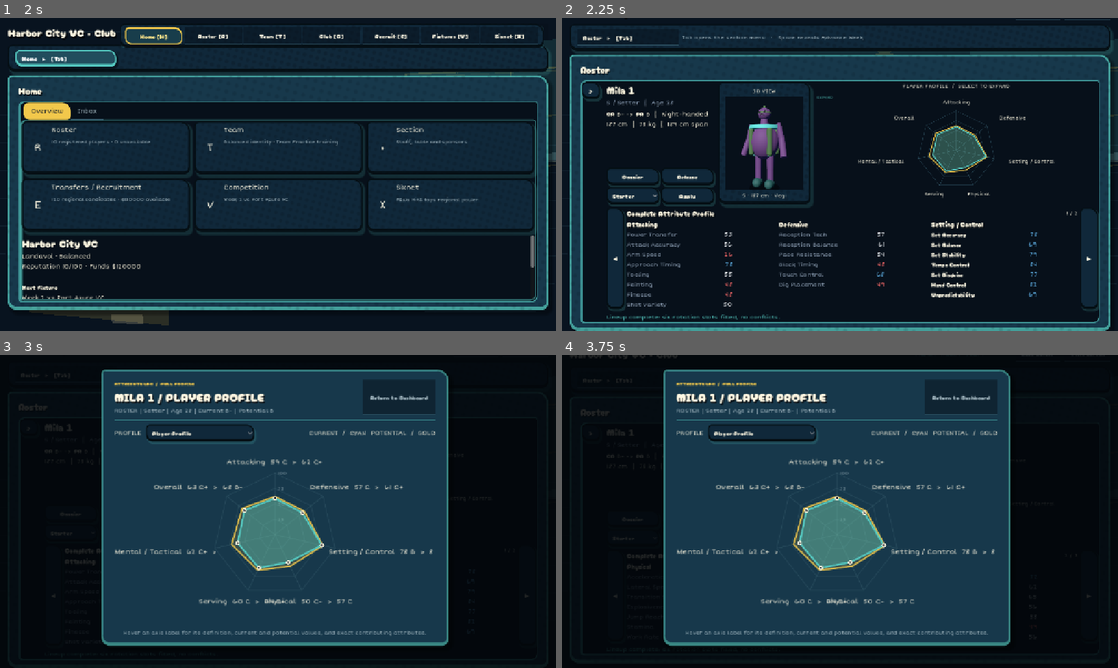
Above: before the commit, frames 1-4 (two rows, left to right).
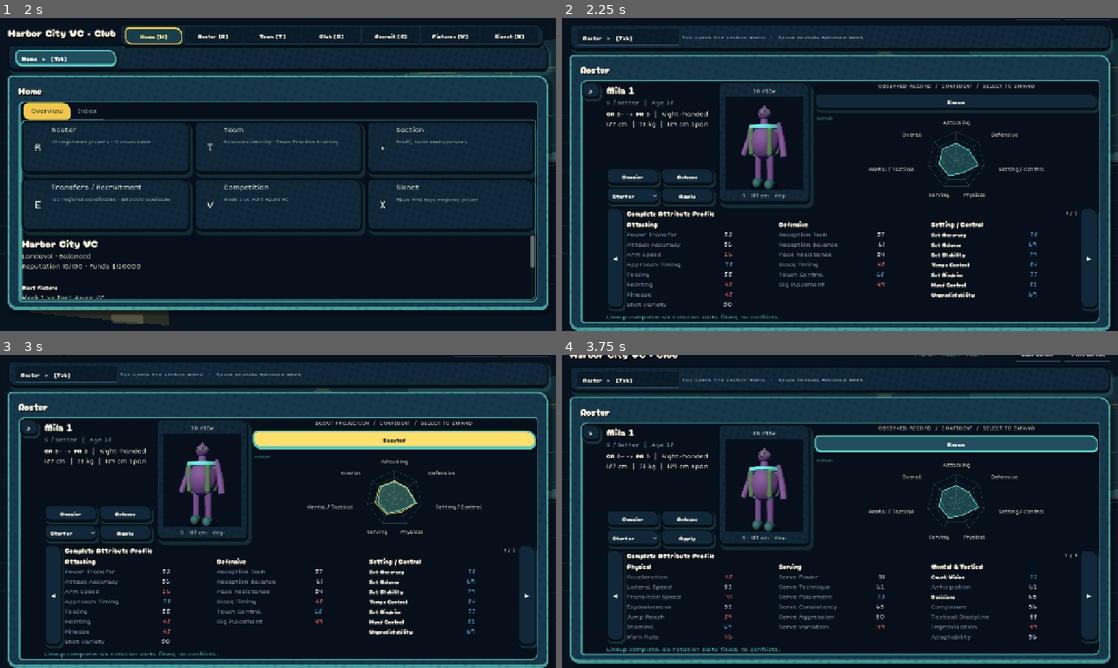
Above: after the commit, the same moments.

Repository: iracarranza/volley-world-manager
Game: Godot game, scene res://tools/preview/dashboard_preview.tscn
The game is run twice, just before and just after one commit, with the same random seed, the same clock (stepped at 60 frames per second) and the same inputs. This scene is started directly instead of the project's main scene.
Inputs (mouse positions are in pixels of both pictures, inside the frame that each line leads up to):
- Up to frame 1 (2 s): click "Title Screen" at 0.5 s; click "Home ▸ [Tab]" at 1.25 s
- Up to frame 2 (2.25 s): click (667, 149) at 2 s
- Up to frame 3 (3 s): click (394, 439) at 2.75 s, where only the run after the commit has a clickable "Known"
- Up to frame 4 (3.75 s): click (956, 439) at 3.5 s, where only the run after the commit has a clickable "Scouted"

Frame 1 is identical in both runs. In frame 2, 4.1% of the frame differs, in the area x 45-97%, y 20-58%; in frame 3, 66%, in the area x 0-100%, y 0-100%; in frame 4, 62%.

Commit message:
Known against scouted, on the wheel
The toggle the scouting foundation was built for. Known is the observed
record -- what a voli has actually shown, with no projection drawn at
all. Scouted adds the ceiling as an outer line, with the observed record
still inside it, because a ceiling with nothing to compare against says
nothing about how far somebody has left to travel.

The known view drops the outer line rather than drawing it accurately. A
true ceiling under a caption reading "observed" would give the whole
thing away in the one place nobody would check.

Both wheels repaint on toggle. A control that only reached the roster
would read as a roster setting rather than a way of looking at volis, and
the transfer market is where the fog actually bites: a voli you have
never employed sits at the prospect baseline, so with no scout on the
payroll that wheel is close to a guess.

Two corrections found by looking at the render rather than the code.

The certainty caption used the words "Known" and "Scouted", which are the
names of the two *views* -- so the roster read "OBSERVED RECORD /
SCOUTED", where the second word names the view you are not in. A caption
that can be misread as a control is worse than a vaguer caption; the
certainty labels are now Certain / Confident / Fair read / Hazy /
Guesswork.

And the roster baseline was too low. At 0.58 a voli you watch every day
carried a nine-point error on the wheel while the raw attribute table
beside it showed their exact figures -- one fact with two answers on the
same screen, and the vaguer one attached to somebody in your own gym.
Raised to 0.86, so your own squad reads nearly exact on what they have
shown and the uncertainty that remains is about what they will become,
which is the part a scout is actually for.

Suite 868 checks, 1 failing at the known 0.654 ratchet. UI bindings
validate.

Co-Authored-By: Claude Opus 5 <noreply@anthropic.com>
Claude-Session: https://claude.ai/code/session_0197KZ6RDwTpMdR7xHdkkPxn

Diff:
--- a/scenes/screens/career_dashboard.gd
+++ b/scenes/screens/career_dashboard.gd
@@ -7,6 +7,7 @@
 const Training := preload("res://scripts/systems/training_system.gd")
 const CareerManagerScript := preload("res://scripts/managers/career_manager.gd")
 const AttributeProfiles := preload("res://scripts/systems/attribute_profile_system.gd")
+const Scouting := preload("res://scripts/systems/scouting_system.gd")
 const Familiarity := preload("res://scripts/systems/familiarity_system.gd")
 const SixnetLeague := preload("res://scripts/systems/sixnet_league.gd")
 const Regions := preload("res://scripts/data/regions.gd")
@@ -139,6 +140,8 @@
 @onready var raw_page_label: Label = %RawPageLabel
 @onready var raw_title: Label = %RawTitle
 @onready var player_attribute_wheel: VolleyballPlayerAttributeWheel = %PlayerAttributeWheel
+@onready var scouting_toggle: Button = %ScoutingToggle
+@onready var wheel_caption: Label = %WheelCaption
 @onready var transfer_player_attribute_wheel: VolleyballPlayerAttributeWheel = %TransferPlayerAttributeWheel
 @onready var team_attribute_wheel: VolleyballPlayerAttributeWheel = %TeamAttributeWheel
 @onready var team_wheel_caption: Label = %TeamWheelCaption
@@ -183,6 +186,15 @@
 
 var selected_transfer_id: int = -1
 var selected_fixture_id: int = -1
+## Which half of the record is on screen: what has been demonstrated, or what
+## the scout projects.
+##
+## Two views rather than one blended figure, because they answer different
+## questions and blending them hides which you are looking at. Known is the
+## record -- what this voli has actually shown, and for somebody in your own
+## building that is close to exact. Scouted is a projection of a ceiling that
+## has not happened yet, and it stays uncertain no matter how long you watch.
+var showing_scouted_view: bool = false
 var selected_roster_id: int = -1
 ## The individual-training tab carries its own selection rather than sharing
 ## `selected_roster_id`: it is a separate list on a separate tab, and letting
@@ -225,6 +237,7 @@
 	training_option.item_selected.connect(_training_selected)
 	roster_list_toggle.pressed.connect(_toggle_roster_list)
 	roster_list.item_selected.connect(_roster_selected)
+	scouting_toggle.toggled.connect(_scouting_view_toggled)
 	player_dossier_button.pressed.connect(_open_player_dossier)
 	individual_training_roster_list.item_selected.connect(_individual_training_selected)
 	player_attribute_wheel.expand_requested.connect(_open_player_attribute_lab)
@@ -1592,16 +1605,83 @@
 	]
 
 
+## Switching the view repaints both wheels, because the transfer market shows
+## the same split and a toggle that only reached one of them would read as a
+## roster setting rather than a way of looking at volis.
+func _scouting_view_toggled(pressed: bool) -> void:
+	showing_scouted_view = pressed
+	var player := GameManager.player_by_id(selected_roster_id)
+	if player != null:
+		_refresh_player_wheel(player)
+	if selected_transfer_id >= 0:
+		var target := _market_player(selected_transfer_id)
+		if target != null:
+			_apply_scouted_profile(
+				transfer_player_attribute_wheel, target,
+				scouting_confidence(target),
+			)
+
+
 func _refresh_player_wheel(player: VolleyballPlayer) -> void:
-	## Fully accurate today: this reads the player's real generated ceilings,
-	## the same data `potential` is scored from. When scouting exists, an
-	## unscouted prospect's outer line should come from an estimate derived
-	## from this data (a range, a fogged band) rather than this data itself --
-	## the ceilings stay real; what changes is whether the viewer is shown them
-	## directly.
-	player_attribute_wheel.set_profile(
-		AttributeProfiles.summary_profile(player), AttributeProfiles.PROFILE_TOOLTIPS,
-		true, AttributeProfiles.summary_profile(player, true),
+	## The ceilings are still real. What changed is whether the viewer is shown
+	## them directly -- `ScoutingSystem` blurs the copy on its way to the screen
+	## and never writes anything back, so the wheel is a report rather than a
+	## second store of the same fact.
+	var known := scouting_confidence(player)
+	scouting_toggle.button_pressed = showing_scouted_view
+	scouting_toggle.text = "Scouted" if showing_scouted_view else "Known"
+	scouting_toggle.tooltip_text = (
+		"Projected ceiling, and how sure the club is of it."
+		if showing_scouted_view
+		else "What this voli has actually shown."
+	)
+	_apply_scouted_profile(player_attribute_wheel, player, known)
+	wheel_caption.text = "%s  /  %s  /  SELECT TO EXPAND" % [
+		"SCOUT PROJECTION" if showing_scouted_view else "OBSERVED RECORD",
+		Scouting.confidence_summary(known).to_upper(),
+	]
+
+
+## How well this club knows this voli.
+##
+## One function, so the wheel, the caption and anything added later cannot
+## disagree about it. A voli on the roster is one you watch every day; anyone
+## else is whatever your scout can tell you, which with no scout is very little.
+func scouting_confidence(player: VolleyballPlayer) -> float:
+	if player == null:
+		return 0.0
+	var staff: Array = CareerManager.career.staff if CareerManager.career != null \
+		else []
+	return Scouting.confidence(
+		GameManager.player_by_id(player.id) != null,
+		player.weeks_observed,
+		Scouting.scout_rating(staff),
+	)
+
+
+## Paint one wheel with whichever view is selected.
+##
+## The scouted view draws the projection as the outer line *and* the observed
+## record inside it, because a ceiling with nothing to compare against says
+## nothing about how far a voli still has to travel. The known view drops the
+## outer line entirely rather than drawing it accurately -- showing a true
+## ceiling under a caption that says "observed" would be the whole point of this
+## given away in the one place nobody would check.
+func _apply_scouted_profile(
+	wheel: VolleyballPlayerAttributeWheel,
+	player: VolleyballPlayer,
+	known: float,
+) -> void:
+	var observed := Scouting.fogged_profile(
+		AttributeProfiles.summary_profile(player), known, player.id
+	)
+	var projected := {}
+	if showing_scouted_view:
+		projected = Scouting.fogged_profile(
+			AttributeProfiles.summary_profile(player, true), known, player.id, true
+		)
+	wheel.set_profile(
+		observed, AttributeProfiles.PROFILE_TOOLTIPS, true, projected
 	)
 
 
@@ -1776,12 +1856,12 @@
 		player.display_name, player.position_role, player.age,
 		AttributeProfiles.grade(float(player.current_ability_score())),
 		AttributeProfiles.grade(float(player.potential)), _key_attributes(player)]
-	## Same full-summary view as the roster's "Player Profile" wheel, with the
-	## same accurate potential outline -- see the note in
-	## `_refresh_player_wheel()` for what changes here once scouting exists.
-	transfer_player_attribute_wheel.set_profile(
-		AttributeProfiles.summary_profile(player), AttributeProfiles.PROFILE_TOOLTIPS,
-		true, AttributeProfiles.summary_profile(player, true),
+	## The market is where the fog actually bites. A voli you have never employed
+	## sits at the prospect baseline, so with no scout on the payroll this wheel
+	## is close to a guess -- which is the intended failure: a bad scout does not
+	## give you worse volis, it gives you a blurrier roster.
+	_apply_scouted_profile(
+		transfer_player_attribute_wheel, player, scouting_confidence(player)
 	)
 	sign_button.disabled = false
 	sign_button.text = "Add to Testing Roster"
--- a/scenes/screens/career_dashboard.tscn
+++ b/scenes/screens/career_dashboard.tscn
@@ -348,11 +348,18 @@
 size_flags_horizontal = 3
 
 [node name="WheelCaption" type="Label" parent="Margin/Root/Body/ContentPanel/ContentMargin/Content/Sections/Roster/RosterPlayer/Profile/WheelPanel"]
+unique_name_in_owner = true
 layout_mode = 2
 theme_override_colors/font_color = Color(0.49, 0.66, 0.82, 1)
 theme_override_font_sizes/font_size = 12
 text = "PLAYER PROFILE  /  SELECT TO EXPAND"
 horizontal_alignment = 1
+
+[node name="ScoutingToggle" type="Button" parent="Margin/Root/Body/ContentPanel/ContentMargin/Content/Sections/Roster/RosterPlayer/Profile/WheelPanel"]
+unique_name_in_owner = true
+layout_mode = 2
+toggle_mode = true
+text = "Known"
 
 [node name="PlayerAttributeWheel" type="Control" parent="Margin/Root/Body/ContentPanel/ContentMargin/Content/Sections/Roster/RosterPlayer/Profile/WheelPanel"]
 unique_name_in_owner = true
--- a/scripts/systems/scouting_system.gd
+++ b/scripts/systems/scouting_system.gd
@@ -44,11 +44,16 @@
 
 ## Confidence for a voli in your own building, before tenure and before a scout.
 ##
-## High, and it should be: you watch these people train every day. What a scout
-## adds for your own squad is not *who they are* but *what they will become* --
-## which is why the potential band below stays wider than the ability one at the
-## same confidence.
-const ROSTER_BASE_CONFIDENCE: float = 0.58
+## High, and it has to be higher than it first looked. At 0.58 a voli you watch
+## every day carried a nine-point error on observable attributes, while the raw
+## attribute table beside the wheel showed their exact figures -- one fact with
+## two answers on the same screen, and the vaguer one attached to somebody in
+## your own gym. You know what your own players can do.
+##
+## What a scout adds for your own squad is therefore not *who they are* but
+## *what they will become*, and that is carried by the potential terms below
+## rather than by this. The market is where this number is meant to bite.
+const ROSTER_BASE_CONFIDENCE: float = 0.86
 
 ## Confidence for somebody you have never employed. Low enough that an unscouted
 ## market is genuinely a gamble.
@@ -189,16 +194,22 @@
 
 
 ## How the club would describe its own certainty, for a caption.
+##
+## Deliberately none of these words is "Known" or "Scouted". Those two name the
+## *views* -- which half of the record you are looking at -- and reusing them for
+## how sure the club is put "OBSERVED RECORD / SCOUTED" on screen, where the
+## second word reads as the view you are not currently in. A caption that can be
+## misread as a control is worse than a vaguer caption.
 static func confidence_summary(confidence_level: float) -> String:
 	if confidence_level >= 0.90:
-		return "Known"
+		return "Certain"
 	if confidence_level >= PRECISE_REPORT_CONFIDENCE:
-		return "Well scouted"
+		return "Confident"
 	if confidence_level >= 0.55:
-		return "Scouted"
+		return "Fair read"
 	if confidence_level >= 0.30:
-		return "Glimpsed"
-	return "Unknown"
+		return "Hazy"
+	return "Guesswork"
 
 
 ## A whole summary profile as the club sees it.
